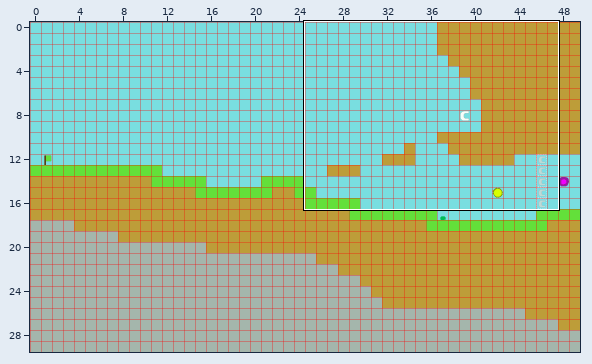
Tiled map -- levels/level1.tmx. The first picture is a wide view before the edit; the outline marks the close-up.
Close-up. Earlier state:
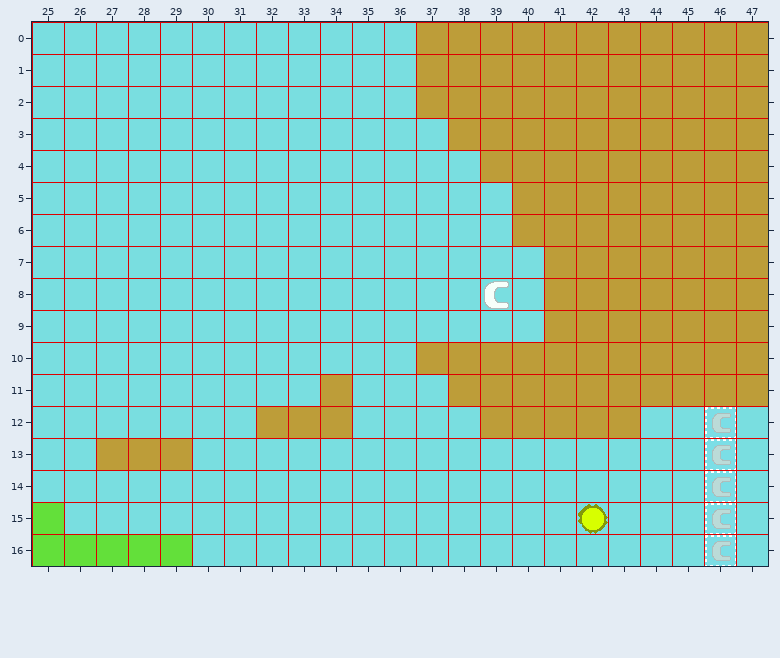
Cells are 32x32 px. Shown: x 25..47, y 0..16.
Now the later version:
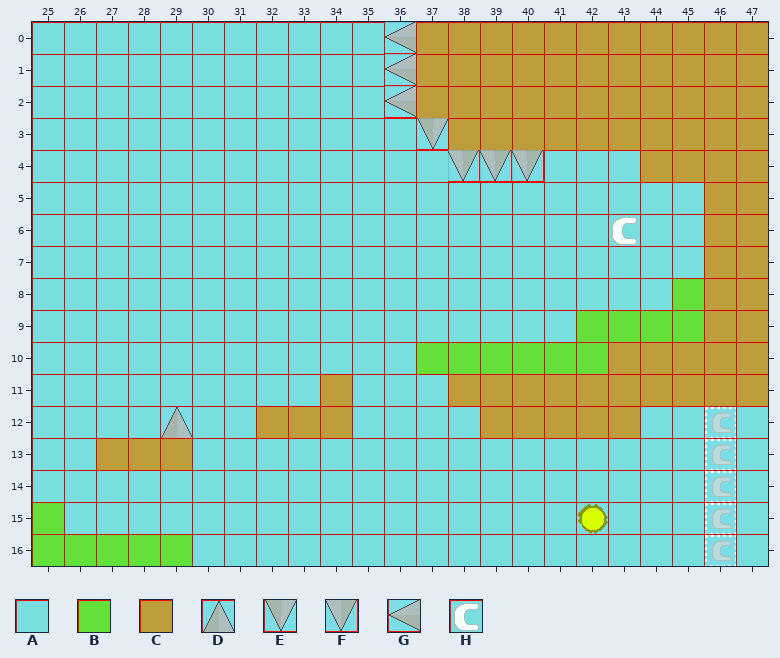
Key: from "Default tileset": A 0, B 1, C 2, D 3, E 3 flipped up-down, F 3 turned 180, G 3 turned 270, H 8.
_ is an empty cell.
Difference:
Layer "Tile Layer 1":
The author changed tile C to tile A in row 4 at x 41 to 43; in row 5 at x 40 to 45; in row 6 at x 40 to 42 and 44 to 45; in row 7 at x 41 to 45; in row 8 at x 41 to 44; in row 9 at x 41.
The author changed tile H to tile A in row 8 at x 39.
The author changed tile C to tile B in row 8 at x 45; in row 9 at x 42 to 45; in row 10 at x 37 to 42.
The author changed tile A to tile D in row 12 at x 29.
The author changed tile A to tile E in row 3 at x 37.
The author changed tile A to tile F in row 4 at x 38.
The author changed tile C to tile F in row 4 at x 39 to 40.
The author changed tile A to tile G in rows 0 to 2 at x 36.
The author changed tile C to tile H in row 6 at x 43.
Changed places in both close-ups, as pixel boxes (x1, y1, x2, y2):
changed: (385, 22, 704, 374)
changed: (160, 407, 192, 438)
